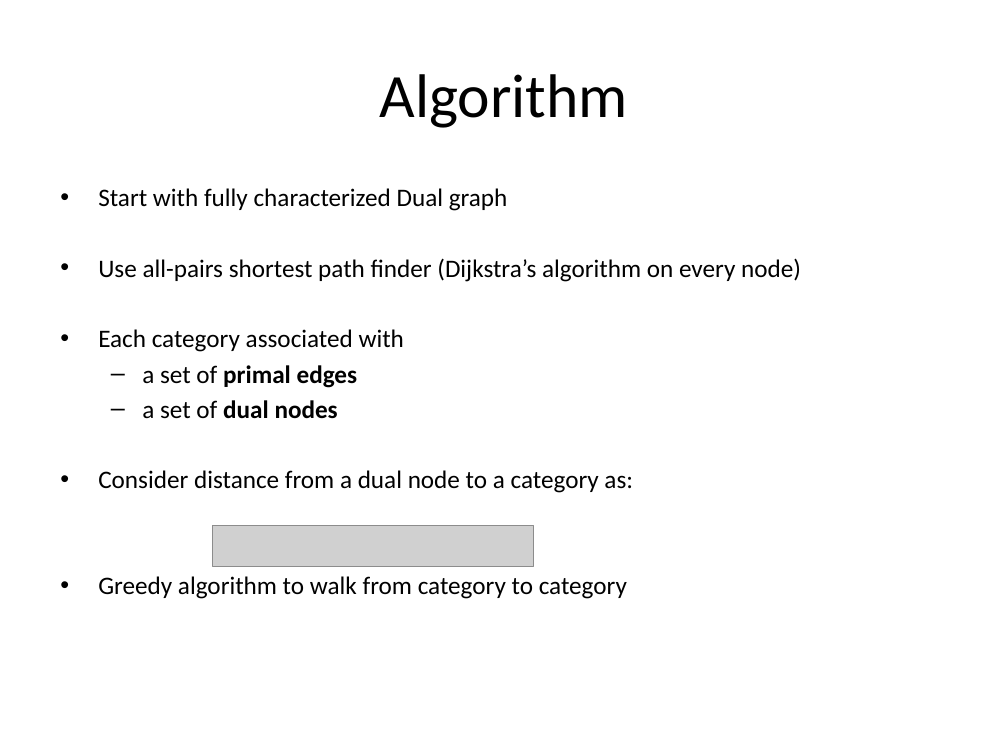
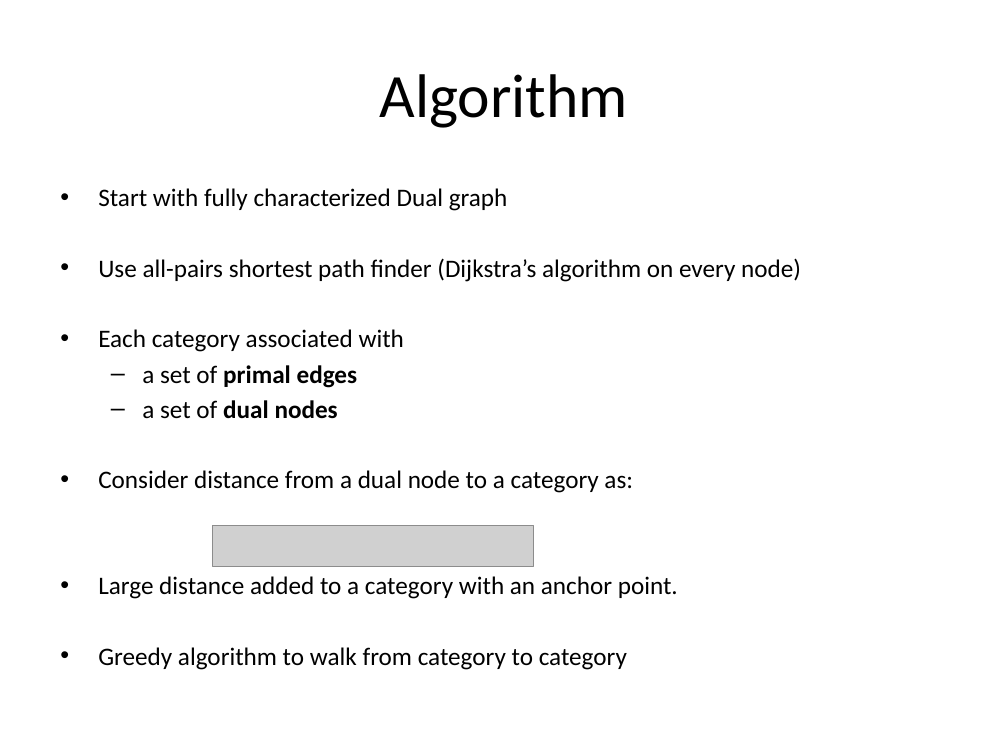
Before and after one commit to samuelbritt/QuickShop, a slide deck: slide 24 of QuickShop_DEMO.pptx (slide 23 before the commit). Drawn at 1008x756 pixels with LibreOffice and Linux fonts; fonts in the diff are those of the drawing; grey boxes stand for pictures. Boxes give left, top, right and bottom in pixels: in the first picture for what was removed or moved away, otherwise in the second. Text is boxed around its words. In the diff, an @@ line names an element or a change of style, - is before the commit and + after.

```diff
--- a/QuickShop_DEMO.pptx
+++ b/QuickShop_DEMO.pptx
@@ text at (98,576,678,599): paragraph added @@
+• Large distance added to a category with an anchor point.
```
Also in this commit, not shown: 8 other slides changed, 2 slides added, 1 other file.
